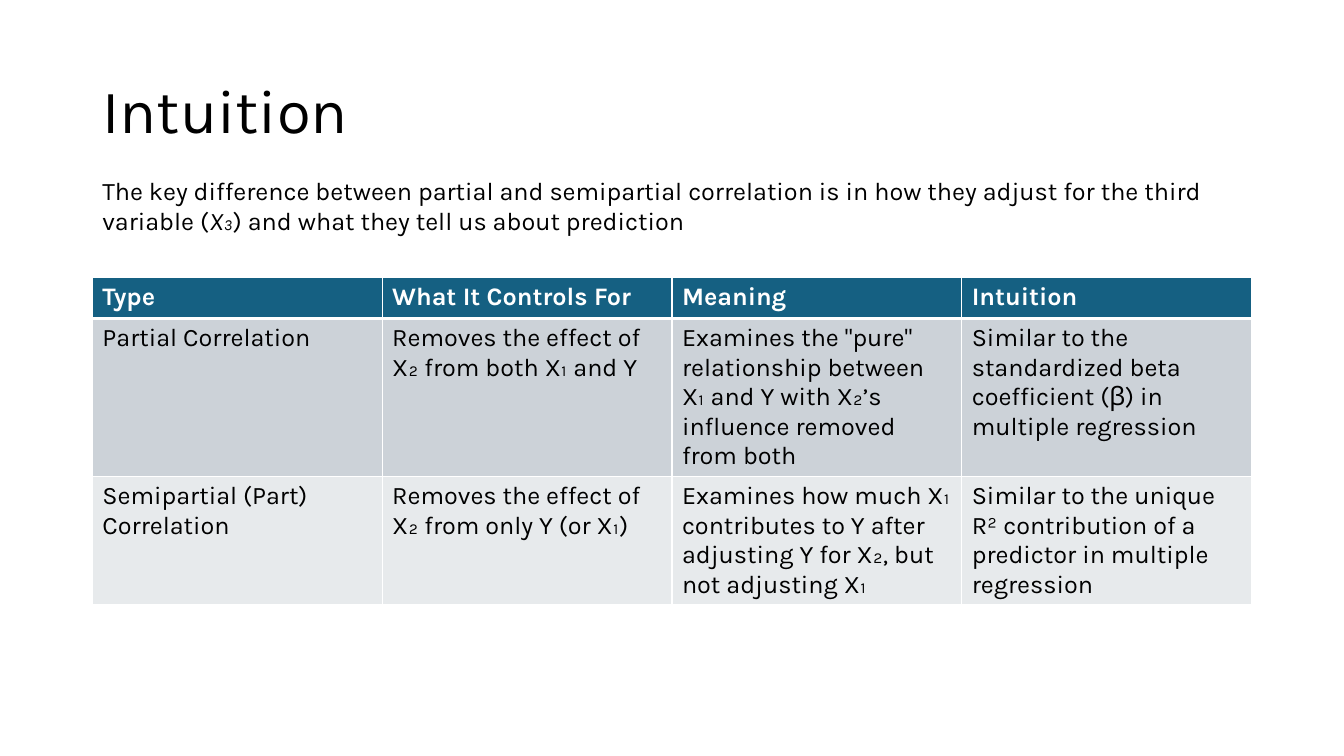
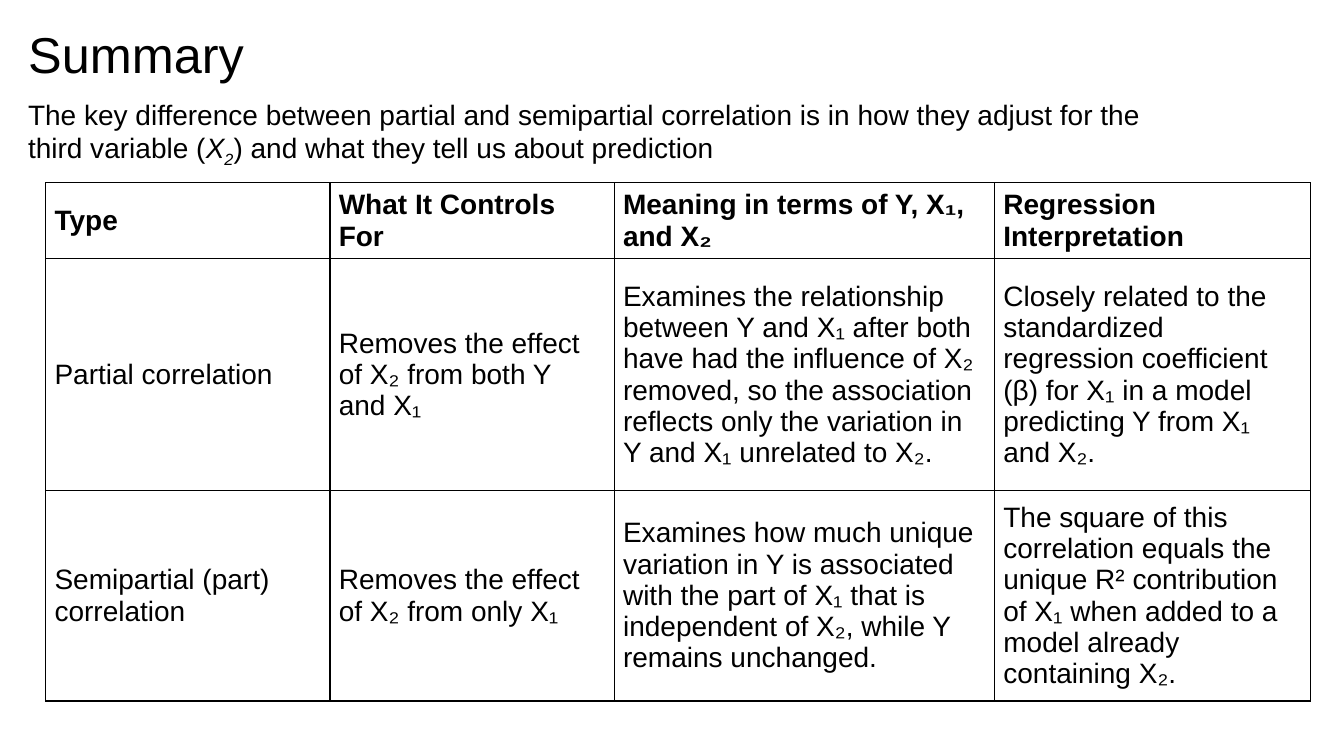
Before and after one commit to issues-osu/statsii-spring2026, a slide deck: slide 13 of slides/Effect_Sizes/Effect Size, Confidence Intervals, and Diagnostic.pptx (slide 18 before the commit). Drawn at 1344x756 pixels with LibreOffice and Linux fonts; fonts in the diff are those of the drawing. Boxes give left, top, right and bottom in pixels: in the first picture for what was removed or moved away, otherwise in the second. Text is boxed around its words. In the diff, an @@ line names an element or a change of style, - is before the commit and + after.

```diff
--- a/slides/Effect_Sizes/Effect Size, Confidence Intervals, and Diagnostic.pptx
+++ b/slides/Effect_Sizes/Effect Size, Confidence Intervals, and Diagnostic.pptx
@@ title added at (28, 37, 244, 82), 36 pt, text #000000 @@
+Summary
@@ text at (28, 104, 1139, 164): text changed; size 18 to 20 pt; font Karla to Arial @@
-The key difference between partial and semipartial correlation is in how they adjust for the third variable (X₃) and what they tell us about prediction
+The key difference between partial and semipartial correlation is in how they adjust for the third variable (X2) and what they tell us about prediction
@@ title removed at (102, 90, 347, 134) @@
-Intuition
@@ table at (45, 182, 1310, 701) @@
-row 1, column 3: Meaning
+row 1, column 3: Meaning in terms of Y, X₁, and X₂
-row 1, column 4: Intuition
+row 1, column 4: Regression Interpretation
-row 2: Partial Correlation | Removes the effect of X₂ from both X₁ and Y | Examines the "pure" relationship between X₁ and Y with X₂’s influence removed from both | Similar to the standardized beta coefficient (β) in multiple regression
+row 2: Partial correlation | Removes the effect of X₂ from both Y and X₁ | Examines the relationship between Y and X₁ after both have had the influence of X₂ removed, so the association reflects only the variation in Y and X₁ unrelated to X₂. | Closely related to the standardized regression coefficient (β) for X₁ in a model predicting Y from X₁ and X₂.
-row 3: Semipartial (Part) Correlation | Removes the effect of X₂ from only Y (or X₁) | Examines how much X₁ contributes to Y after adjusting Y for X₂, but not adjusting X₁ | Similar to the unique R² contribution of a predictor in multiple regression
+row 3: Semipartial (part) correlation | Removes the effect of X₂ from only X₁ | Examines how much unique variation in Y is associated with the part of X₁ that is independent of X₂, while Y remains unchanged. | The square of this correlation equals the unique R² contribution of X₁ when added to a model already containing X₂.
@@ fill #156082 to none in row 1 @@
@@ fill #CCD2D8 to none in row 2 @@
@@ fill #E8EAED to none in row 3 @@
@@ size 18 to 20 pt, font Karla to Arial, text colour #FFFFFF to #000000 in "Type", "What It Controls For" @@
@@ borders changed @@
@@ table: place and size @@
-table at (93, 277, 1250, 603)
+table at (45, 182, 1310, 701)
```
Also in this commit, not shown: 51 other slides changed, 37 slides added, 32 slides removed, 7 other files.
